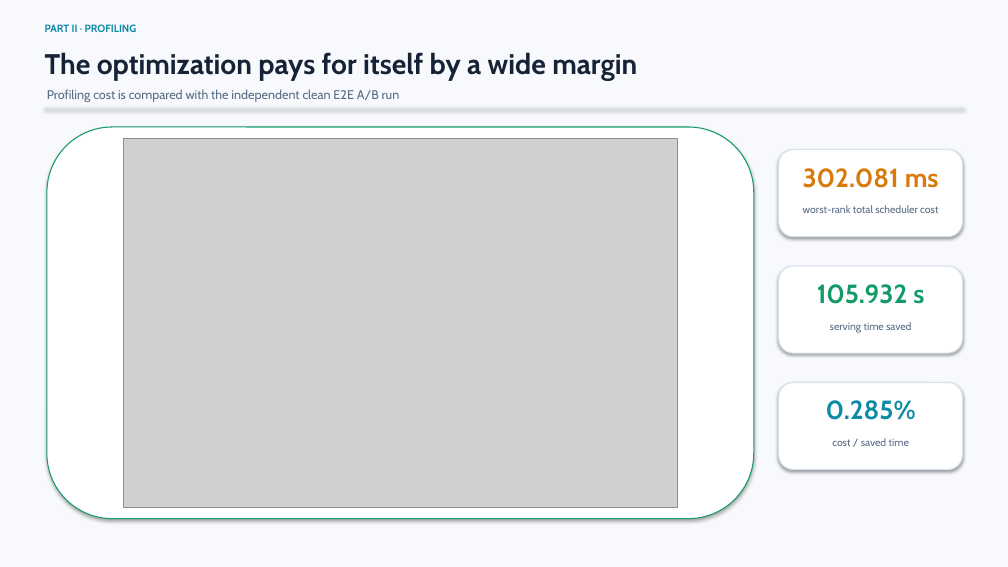
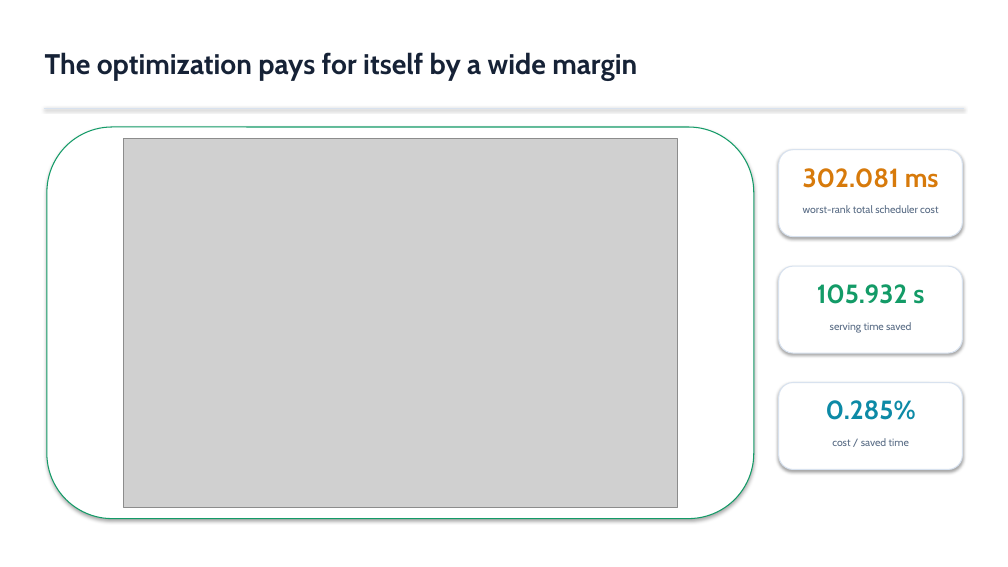
Before and after one commit to DOCCA0/vllm, a slide deck: slide 14 of benchmarks/eplb_rebalance/presentation/eplb_migration_batching.pptx (slide 13 before the commit). Drawn at 1008x567 pixels with LibreOffice and Linux fonts; fonts in the diff are those of the drawing; grey boxes stand for pictures. Boxes give left, top, right and bottom in pixels: in the first picture for what was removed or moved away, otherwise in the second. Text is boxed around its words. In the diff, an @@ line names an element or a change of style, - is before the commit and + after.

```diff
--- a/benchmarks/eplb_rebalance/presentation/eplb_migration_batching.pptx
+++ b/benchmarks/eplb_rebalance/presentation/eplb_migration_batching.pptx
@@ rectangle removed at (0, 0, 1008, 567) @@
@@ text removed at (45, 24, 137, 32) @@
-PART II · PROFILING
@@ text removed at (47, 89, 400, 102) @@
-Profiling cost is compared with the independent clean E2E A/B run
```
Also in this commit, not shown: 9 other slides changed, 2 slides added, 1 slide removed, 1 other file.
